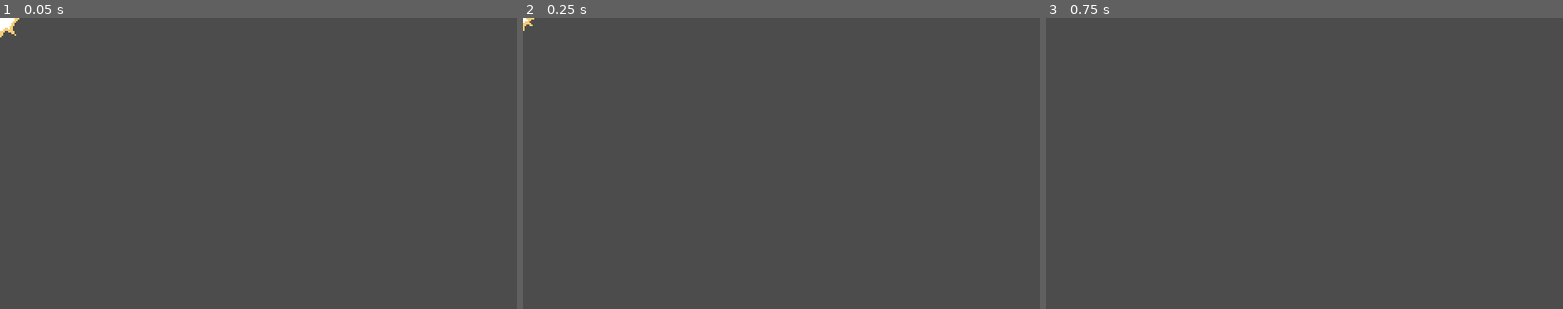
Above: before the commit, frames 1-3 (left to right).
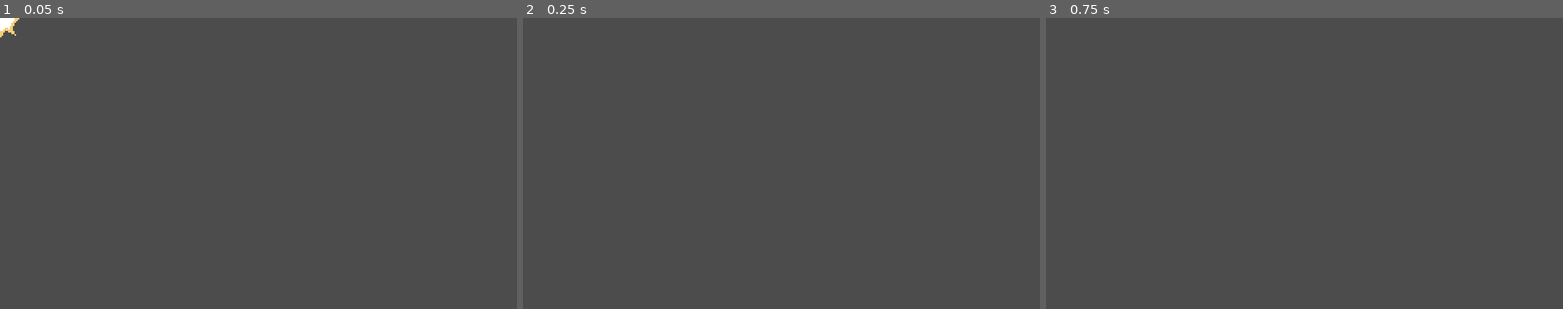
Above: after the commit, the same moments.

Repository: edivancamargo/ActionRpgHeartBeast
Game: Godot game, scene res://src/Effects/HitEffect.tscn
Same seed, same stepped clock (60 frames per second), same inputs: the game is played once before the commit and once after it. This scene is started directly instead of the project's main scene.
Inputs:
- Up to frame 1 (0.05 s): no input
- Up to frame 2 (0.25 s): no input
- Up to frame 3 (0.75 s): hold Right (ui_right) from 0.53 s (still down); tap R (attack_action) at 0.6 s

Frame 1 is identical in both runs. In frame 2, less than 0.1% of the frame differs, in the area x 0-3%, y 0-5%; in frame 3, nothing differs.

Commit message:
Increase HitEffect frame speed

Diff:
--- a/src/Effects/HitEffect.tscn
+++ b/src/Effects/HitEffect.tscn
@@ -16,7 +16,7 @@
 "frames": [ SubResource( 1 ), SubResource( 2 ) ],
 "loop": true,
 "name": "Animate",
-"speed": 6.0
+"speed": 12.0
 } ]
 
 [node name="HitEffect" type="AnimatedSprite"]
